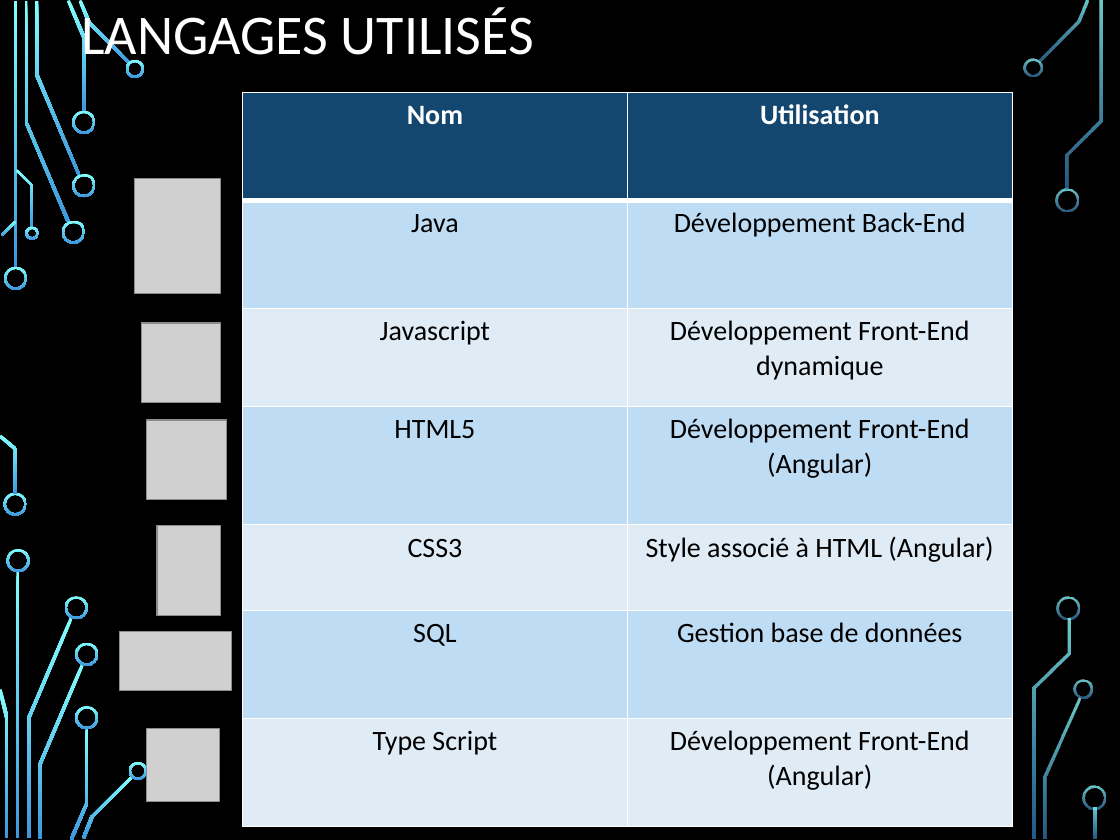
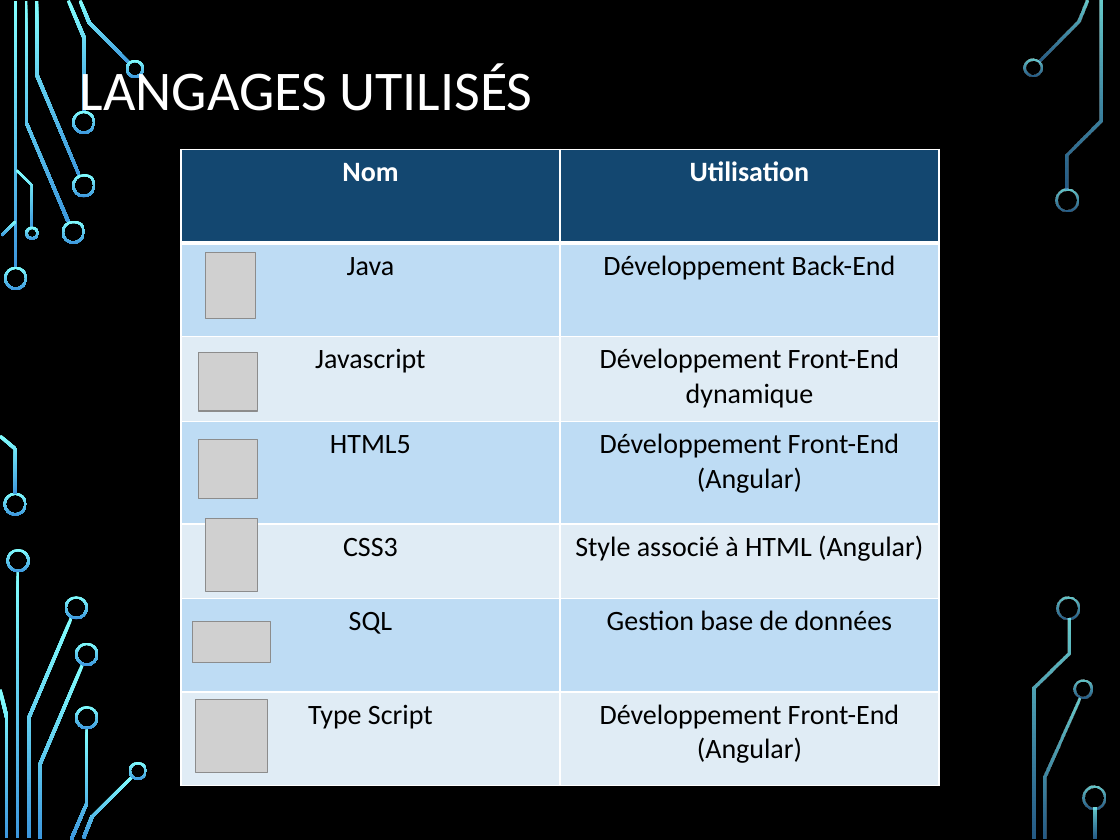
Before and after one commit to NicoPerret/projet-echec, a slide deck: slide 4 of Diapo présentation projet.pptx. Drawn at 1120x840 pixels with LibreOffice and Linux fonts; fonts in the diff are those of the drawing; grey boxes stand for pictures; background and template pictures are left out. Boxes give left, top, right and bottom in pixels: in the first picture for what was removed or moved away, otherwise in the second. Text is boxed around its words. In the diff, an @@ line names an element or a change of style, - is before the commit and + after.

```diff
--- a/Diapo présentation projet.pptx
+++ b/Diapo présentation projet.pptx
@@ title "LANGAGES UTILISÉS": place and size @@
-title "LANGAGES UTILISÉS" at (81, 7, 534, 67)
+title "LANGAGES UTILISÉS" at (80, 63, 533, 123)
@@ table: place and size @@
-table at (243, 93, 1014, 828)
+table at (181, 149, 939, 785)
@@ picture removed at (134, 179, 220, 293) @@
@@ picture added at (206, 252, 255, 318) @@
@@ picture removed at (141, 323, 221, 402) @@
@@ picture added at (198, 353, 256, 411) @@
@@ picture: place and size @@
-picture at (147, 420, 226, 500)
+picture at (198, 439, 256, 497)
@@ picture: place and size @@
-picture at (157, 525, 221, 615)
+picture at (206, 519, 258, 591)
@@ picture: place and size @@
-picture at (120, 632, 232, 690)
+picture at (193, 622, 271, 663)
@@ picture: place and size @@
-picture at (147, 729, 220, 802)
+picture at (195, 700, 268, 773)
```
Also in this commit, not shown: 13 other slides changed.
